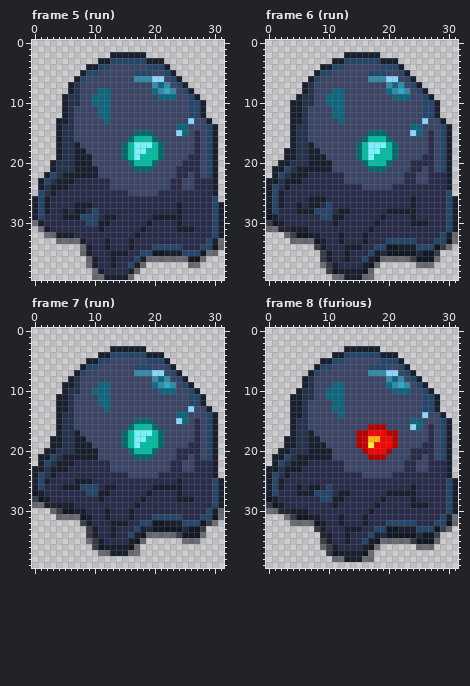
Two states of a pixel-art file, assets/enemies/rippler/Rippler_(Deslizador)_fase1.aseprite. Above, as it was before the edit.
32x40 pixels, 17 frames. Colours within 5 levels of each other are drawn and written as one. Shown: frame 5 (run), frame 6 (run), frame 7 (run), frame 8 (furious). The commit also changed other frames, which this record leaves out.
Once edited:
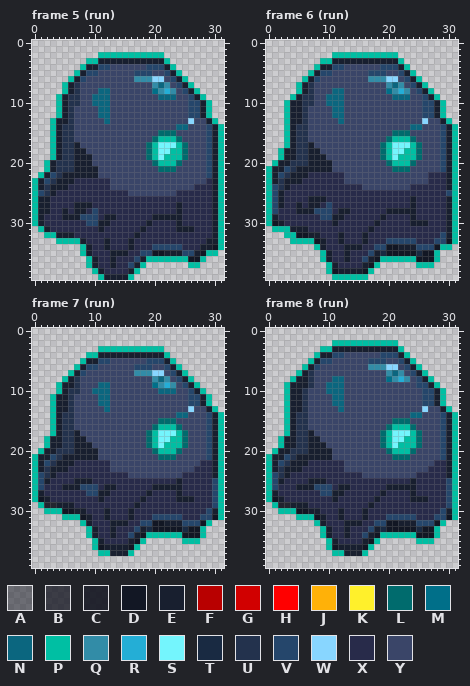
Palette (. is transparent): A #0c0e1980  B #0c0e19c0  C #0c0e19e0  D #121724  E #181f2f  F #b80000  G #d10000  H #ff0000  J #ffb108  K #fff02b  L #006b6d  M #006f89  N #0b667f  P #00bfa3  Q #328ca7  R #24aed6  S #74f5fd  T #192a42  U #23324d  V #25466b  W #88d6ff  X #282b4a  Y #3a4568
Difference:
Changed rows in their new state; - is an unchanged pixel.
Frame 5 (run):
first column x 0:
 2 -----------PPPPPPPPPPP----------
 3 ---------PP--EEEEEE---P---------
 4 --------P--------------P--------
 5 -------P----------------P-------
 6 ------P------------------P------
 7 -----P--------------------P-----
 8 -----P---------------------P----
 9 ----P-----------------------P---
10 ----P------------------------P--
11 ----P------------------------P--
12 ----P------------------------P--
13 ---P--------------------------P-
14 ---P---------------------------P
15 ---P-------------YYY-LLLYY-Y---P
16 ---P------------YYYY-PPPL--Y---P
17 ---P-----------YYYYL-SSSPL-Y---P
18 ---P-----------YYYYL-SSPPL-Y---P
19 ---P-----------YYYYL-SPPPLYY---P
20 --P-------------YYYY-PPPLYYY---P
21 --P--------------YYY-LLLYYYY---P
22 -P----------------------YY-Y---P
23 P----------------------YY--YY--P
24 P----------------------YY------P
25 P--------------------YYY-------P
26 PE----------------------------EP
27 PE----------------------------EP
28 PE----------------------------EP
29 PE----------------------------EP
30 P-----------------------------EP
31 -P----------------------------EP
32 --PP--------------------------EP
33 ----PPPP---------------------E-P
34 --------P-------------------EE-P
35 --------P------------------E-PP-
36 ---------P---------PPPPPPP--P---
37 ---------P--------P-------PP----
38 ----------P------P--------------
39 ----------.P----P---------------
Frame 6 (run):
first column x 0:
 2 -----------PPPPPPPPPPP----------
 3 ---------PP--EEEEEE---P---------
 4 --------P--------------P--------
 5 -------P----------------P-------
 6 ------P------------------P------
 7 -----P--------------------P-----
 8 -----P---------------------P----
 9 ----P-----------------------P---
10 ---P-------------------------P--
11 ---P-------------------------P--
12 ---P-------------------------P--
13 ---P--------------------------P-
14 ---P---------------------------P
15 ---P-------------YYY-LLLYY-Y---P
16 ---P------------YYYY-PPPL--Y---P
17 ---P-----------YYYYL-SSSPL-Y---P
18 --P------------YYYYL-SSPPL-Y---P
19 --P------------YYYYL-SPPPLYY---P
20 -P--------------YYYY-PPPLYYY---P
21 P----------------YYY-LLLYY-Y---P
22 P----------------------YY------P
23 P----------------------YY------P
24 P--------------------YYY-------P
25 P------------------------------P
26 P-----------------------------EP
27 P-----------------------------EP
28 P-----------------------------EP
29 P-----------------------------EP
30 P-----------------------------EP
31 .PPP--------------------------EP
32 ---PP--------------------------P
33 ----PPPP-----------------------P
34 --------P--------------------PP-
35 ---------P------------------P---
36 ---------P---------PPPPPP---P---
37 ---------.P-------P------PPP----
38 ----------P------P--------------
39 -----------PPPPPP.--------------
Frame 7 (run):
first column x 0:
 3 -----------PPPPPPPPPPP----------
 4 ---------PP--EEEEEE---P---------
 5 --------P--------------P--------
 6 -------P----------------P-------
 7 ------P------------------P------
 8 -----P--------------------P-----
 9 ----P----------------------P----
10 ----P-----------------------P---
11 ---P-------------------------P--
12 ---P-------------------------P--
13 ---P--------------------------P-
14 ---P---------------------------P
15 ---P-------------YYY-LLLYY-Y---P
16 ---P------------YYYY-PPPL--Y---P
17 ---P-----------YYYYL-SSSPL-Y---P
18 --P------------YYYYL-SSPPL-Y---P
19 --P------------YYYYL-SPPPLYY---P
20 -P--------------YYYY-PPPLYYY---P
21 P----------------YYY-LLLYY-Y---P
22 P----------------------YY--Y---P
23 P----------------------YY------P
24 P--------------------YYYY------P
25 P------------------------------P
26 P------------------------------P
27 P------------------------------P
28 P------------------------------P
29 .P-----------------------------P
30 --PPP--------------------------P
31 ----.PPP-----------------------P
32 --------P--------------------P.-
33 ---------P------------------P---
34 ---------P---------PPPPPP---P---
35 ---------.P-------P------PPP----
36 ----------P------P--------------
37 -----------PP---P.--------------
Frame 8 (run):
first column x 0:
 2 -----------PPPPPPPPPPP----------
 3 ---------PPEE------EEEP---------
 4 --------PEEVVYYYYYYVVVEP--------
 5 -------PEVVYY----VV-YYVEP-------
 6 ------PEVYY------QQQWWYVEP------
 7 -----PEUY--------YYYQNQYVEP-----
 8 ----PE-----NN-------MQRQYVEP----
 9 ---PEE----N---------YYYY--VEP---
10 ---PE--Y-------------YYY---VEP--
11 ---P---Y--Y------------------P--
12 ---P-------------------------P--
13 ---P-------Y--------------WYYEP-
14 ---P-U------Y-----------NNY--VEP
15 ---P-----------------LLLYY-----P
16 ---P-------------YYYLPPPLY-Y---P
17 ---P-----------YYYYLPSSSPL-Y---P
18 --P------------YYYYLPSSPPL-Y---P
19 --P------------YYYYLPSPPPLYY---P
20 -P--------------YYYYLPPPLYYY---P
21 P----------------YYY-LLLYY-Y---P
22 P----------------------YY--Y---P
23 P----------------------YY------P
24 P--------------------YYYY------P
25 P------EEE--------------E------P
26 P-X---E-VV--EE------EEEE-------P
27 PE---XXXX--E-X-----EXXXX-------P
28 PDE------XX-X-----EX-----EE----P
29 .PCCEEE----X-----EX-----XXX----P
30 ..PPPDDEE---E---EX-----------VEP
31 ---..PPPDE----------VVVVV---V-DP
32 ----....P---XEEEX-VVDDEEEVVVDP..
33 --------.PE---XX-VET--DDDTDDP..-
34 ---------P------VEDPPPPPPD--P---
35 ---------.PE-X--EDP......PPP.---
36 ---------.PDEEEEDP.------...----
37 ----------.PP---P.--------------
38 -----------.......--------------
Boxes around the changes in both pictures, in picture pixels (x1, y1, x2, y2):
changed: (32, 52, 224, 280)
changed: (266, 52, 458, 280)
changed: (32, 346, 224, 556)
changed: (266, 340, 458, 562)
